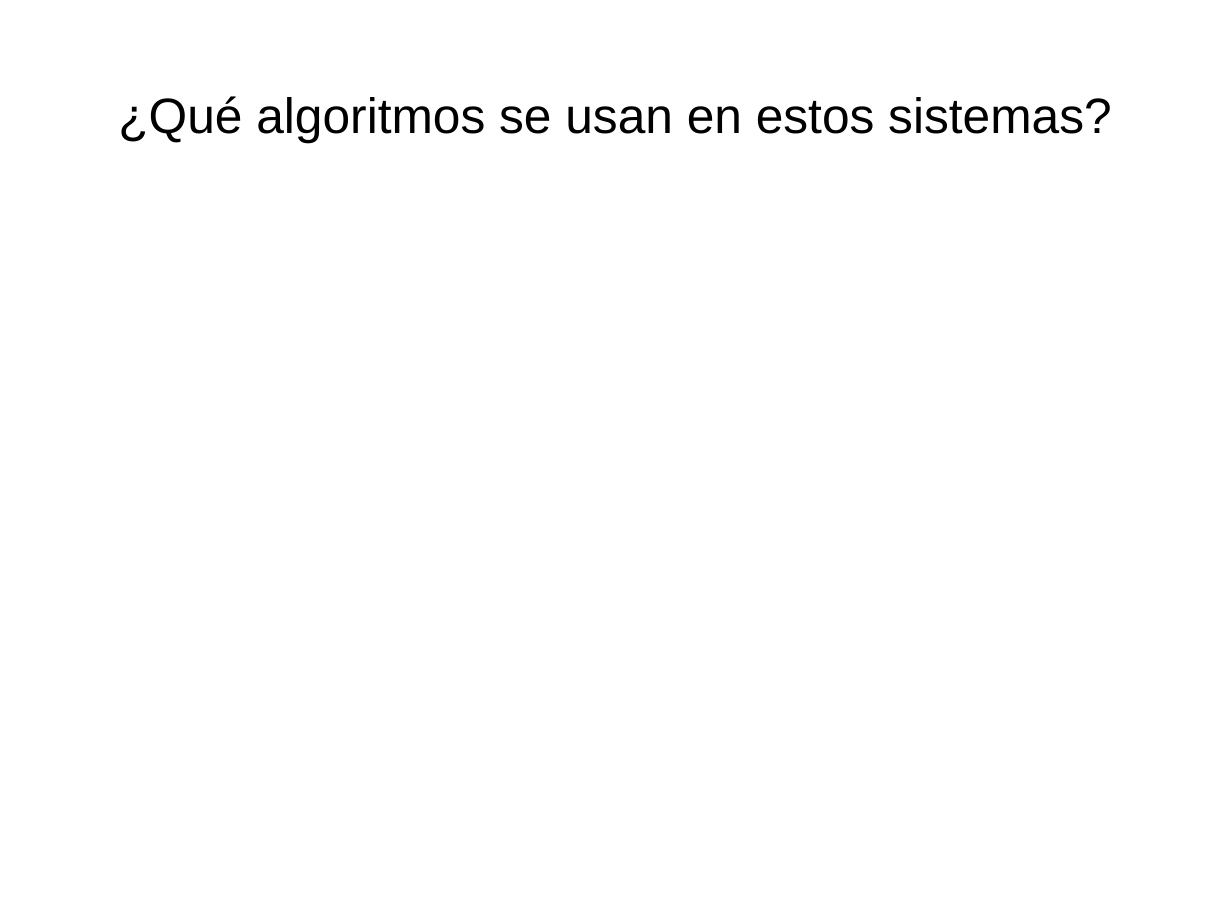
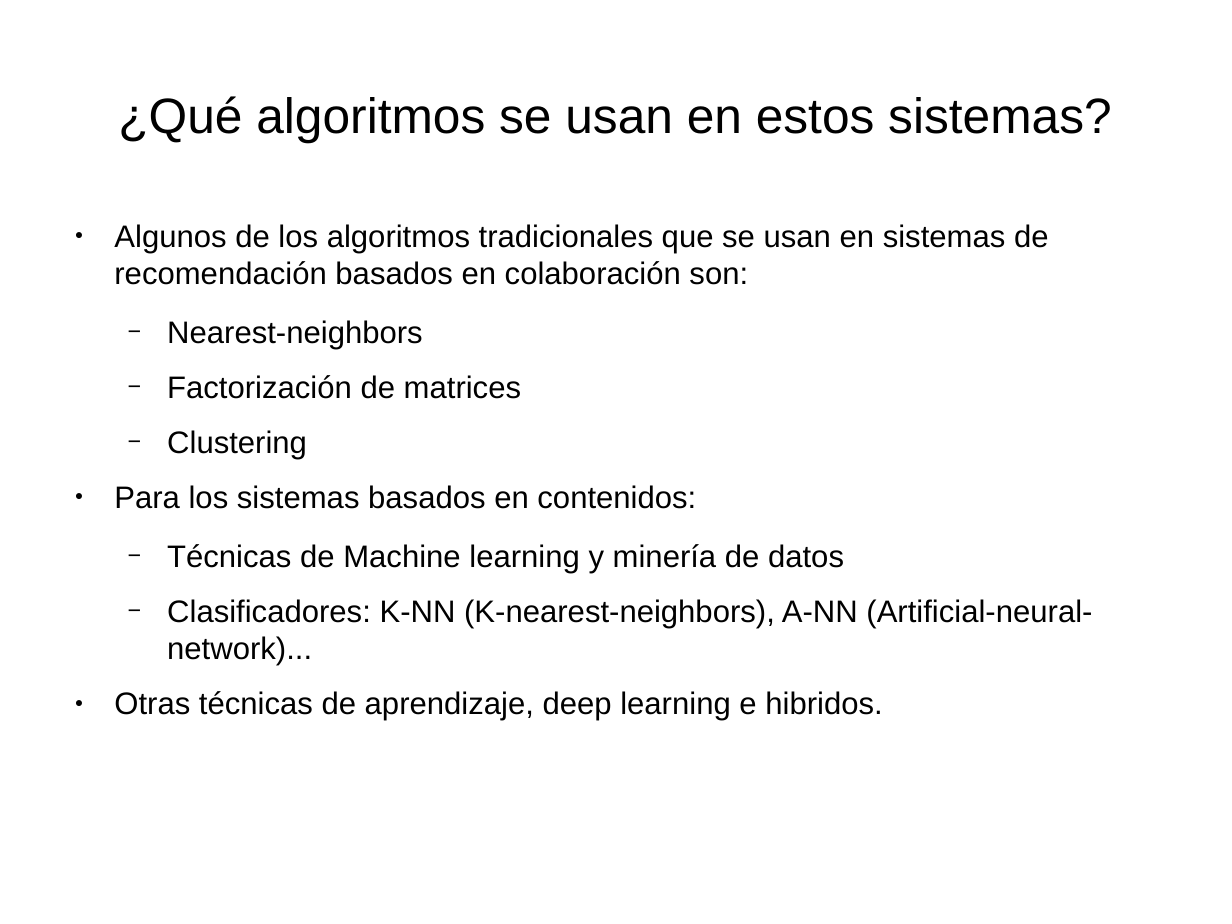
Before and after one commit to Lothar94/Recuperacion_Informacion, a slide deck: slide 8 of Practica 1/PresentacionSR.odp. Drawn at 1232x924 pixels with LibreOffice and Linux fonts; fonts in the diff are those of the drawing. Boxes give left, top, right and bottom in pixels: in the first picture for what was removed or moved away, otherwise in the second. Text is boxed around its words. In the diff, an @@ line names an element or a change of style, - is before the commit and + after.

```diff
--- a/Practica 1/PresentacionSR.odp
+++ b/Practica 1/PresentacionSR.odp
@@ text added at [114, 224, 1092, 721], 20 pt, text #000000 @@
+● Algunos de los algoritmos tradicionales que se usan en sistemas de recomendación basados en colaboración son:
+  − Nearest-neighbors
+  − Factorización de matrices
+  − Clustering
+● Para los sistemas basados en contenidos:
+  − Técnicas de Machine learning y minería de datos
+  − Clasificadores: K-NN (K-nearest-neighbors), A-NN (Artificial-neural-network)...
+● Otras técnicas de aprendizaje, deep learning e hibridos.
```
Also in this commit, not shown: 2 other slides changed, 1 slide added, 1 slide removed, 1 other file.
